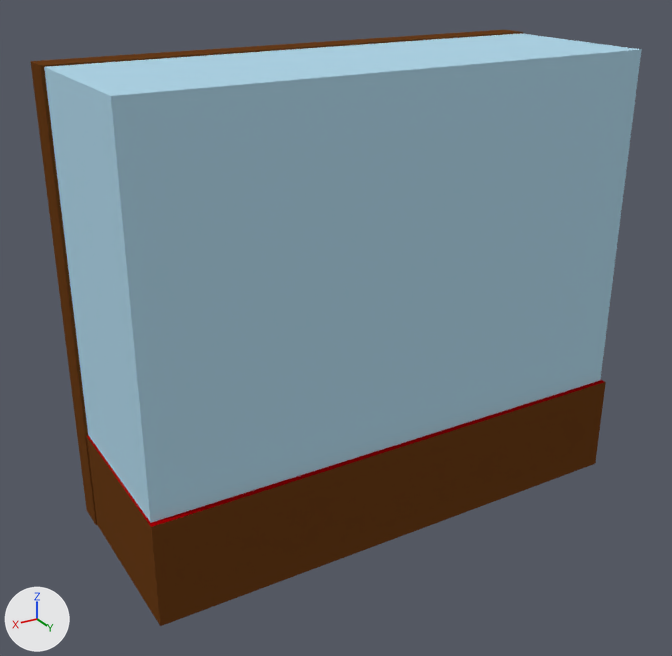
Two versions of the Blender file theroom/models/museum/montre_drikkehorn.blend, one commit apart.
Rendered twice from a 50 mm lens placed at (4.69, 7.55, 5.72), pointed at (0.2, 0.07, 1.98). Arrows for +X, +Y and +Z are at lower left; the lights stay in place.
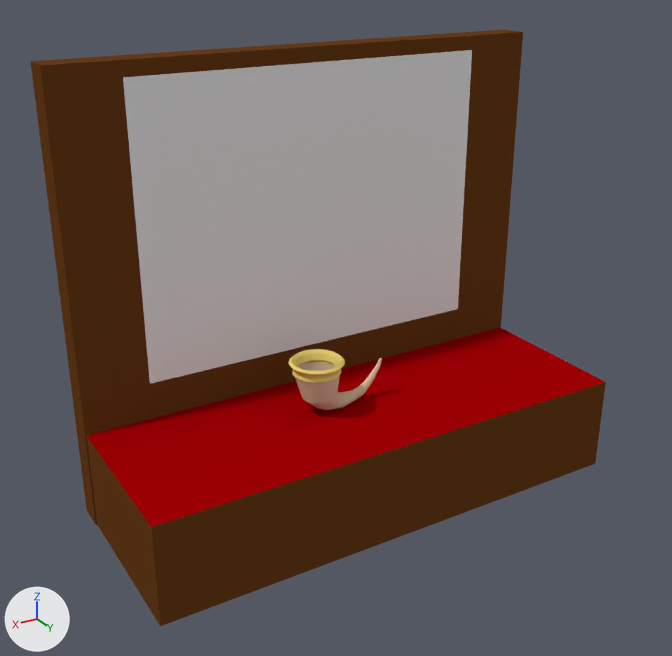
Where the change shows, as pixel boxes (x1, y1, x2, y2) in the pictures (672 x 656 px):
'glass.001', hidden: before (44, 33, 642, 523)
'Plane', added: after (123, 50, 472, 384)
'Cube.001', unchanged, uncovered by the edit: (30, 30, 523, 525) in both
'Cylinder', unchanged, uncovered by the edit: after (289, 349, 382, 410)

Patch to the scene script:
```diff
--- a/theroom/models/museum/montre_drikkehorn.blend.py
+++ b/theroom/models/museum/montre_drikkehorn.blend.py
@@ mat_material_005 @@
+mat_material_005 = diffuse_material('Material.005')
+mat_material_005.base_color = (0.8, 0.8, 0.8)  # white #e7e7e7
@@ me_plane_001 @@
+me_plane_001.from_pydata([(-1.0, 0.0, 1.0), (1.0, 0.0, 1.0), (-1.0, 0.0, -1.0), (1.0, 0.0, -1.0)], [], [(0, 1, 3, 2)])
+me_plane_001.materials.append(mat_material_005)  # its picture is missing
@@ ob_glass_001 @@
 ob_glass_001.scale = (2.64, 0.943, 3.21)
+ob_glass_001.hide_viewport = True
@@ ob_plane @@
+ob_plane = bpy.data.objects.new('Plane', me_plane_001)
+ob_plane.location = (-0.02, -0.69, 2.98)
+ob_plane.scale = (1.96, 2.19, 1.52)
```
